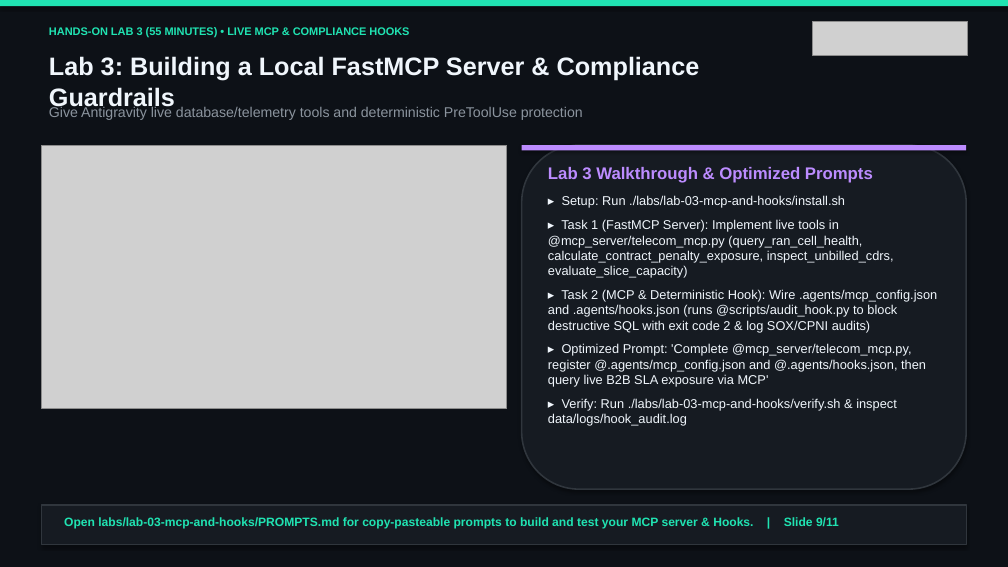
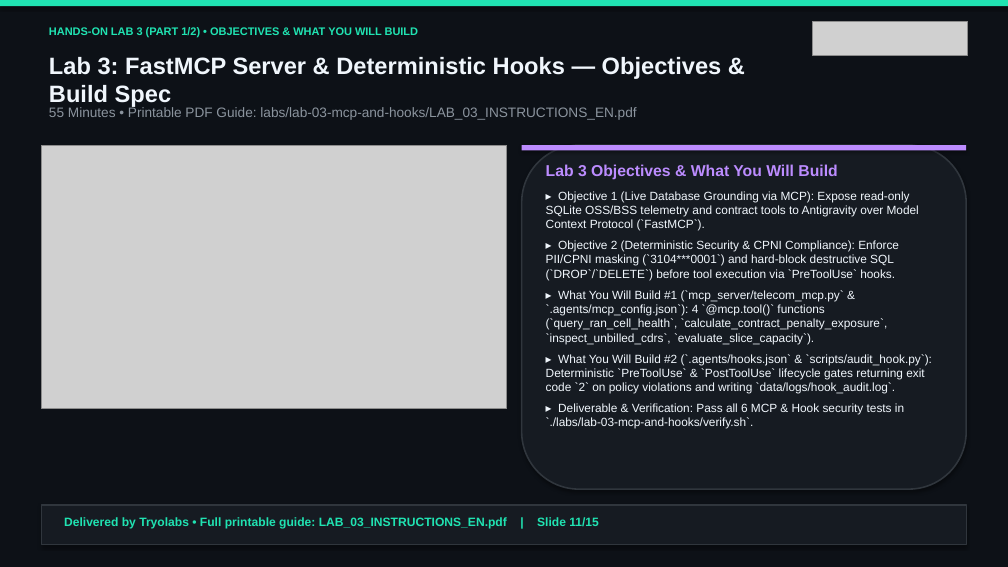
Before and after one commit to tryolabs/antigravity-workshop-telecom, a slide deck: slide 11 of slides/antigravity_telecom_workshop_en.pptx (slide 9 before the commit). Drawn at 1008x567 pixels with LibreOffice and Linux fonts; fonts in the diff are those of the drawing; grey boxes stand for pictures. Boxes give left, top, right and bottom in pixels: in the first picture for what was removed or moved away, otherwise in the second. Text is boxed around its words. In the diff, an @@ line names an element or a change of style, - is before the commit and + after.

Commit message:
Add Tryolabs-branded Lab Instruction PDFs, branded docs, and 15-slide presentations with Lab Objectives, What You Will Build & Step-by-Step Instructions

```diff
--- a/slides/antigravity_telecom_workshop_en.pptx
+++ b/slides/antigravity_telecom_workshop_en.pptx
@@ text at box(49, 27, 418, 38): text changed @@
-HANDS-ON LAB 3 (55 MINUTES) • LIVE MCP & COMPLIANCE HOOKS
+HANDS-ON LAB 3 (PART 1/2) • OBJECTIVES & WHAT YOU WILL BUILD
@@ text at box(49, 57, 722, 107): text changed; size 24 to 22.5 pt @@
-Lab 3: Building a Local FastMCP Server & Compliance Guardrails
+Lab 3: FastMCP Server & Deterministic Hooks — Objectives & Build Spec
@@ text at box(49, 106, 636, 120): text changed; size 13.5 to 13 pt @@
-Give Antigravity live database/telemetry tools and deterministic PreToolUse protection
+55 Minutes • Printable PDF Guide: labs/lab-03-mcp-and-hooks/LAB_03_INSTRUCTIONS_EN.pdf
@@ text at box(546, 164, 932, 429): text changed; size 12.2 to 11.3 pt @@
-Lab 3 Walkthrough & Optimized Prompts
-▸ Setup: Run ./labs/lab-03-mcp-and-hooks/install.sh
-▸ Task 1 (FastMCP Server): Implement live tools in @mcp_server/telecom_mcp.py (query_ran_cell_health, calculate_contract_penalty_exposure, inspect_unbilled_cdrs, evaluate_slice_capacity)
-▸ Task 2 (MCP & Deterministic Hook): Wire .agents/mcp_config.json and .agents/hooks.json (runs @scripts/audit_hook.py to block destructive SQL with exit code 2 & log SOX/CPNI audits)
-▸ Optimized Prompt: 'Complete @mcp_server/telecom_mcp.py, register @.agents/mcp_config.json and @.agents/hooks.json, then query live B2B SLA exposure via MCP'
-▸ Verify: Run ./labs/lab-03-mcp-and-hooks/verify.sh & inspect data/logs/hook_audit.log
+Lab 3 Objectives & What You Will Build
+▸ Objective 1 (Live Database Grounding via MCP): Expose read-only SQLite OSS/BSS telemetry and contract tools to Antigravity over Model Context Protocol (`FastMCP`).
+▸ Objective 2 (Deterministic Security & CPNI Compliance): Enforce PII/CPNI masking (`3104***0001`) and hard-block destructive SQL (`DROP`/`DELETE`) before tool execution via `PreToolUse` hooks.
+▸ What You Will Build #1 (`mcp_server/telecom_mcp.py` & `.agents/mcp_config.json`): 4 `@mcp.tool()` functions (`query_ran_cell_health`, `calculate_contract_penalty_exposure`, `inspect_unbilled_cdrs`, `evaluate_slice_capacity`).
+▸ What You Will Build #2 (`.agents/hooks.json` & `scripts/audit_hook.py`): Deterministic `PreToolUse` & `PostToolUse` lifecycle gates returning exit code `2` on policy violations and writing `data/logs/hook_audit.log`.
+▸ Deliverable & Verification: Pass all 6 MCP & Hook security tests in `./labs/lab-03-mcp-and-hooks/verify.sh`.
@@ text at box(64, 517, 599, 528): text changed @@
-Open labs/lab-03-mcp-and-hooks/PROMPTS.md for copy-pasteable prompts to build and test your MCP server & Hooks. | Slide 9/11
+Delivered by Tryolabs • Full printable guide: LAB_03_INSTRUCTIONS_EN.pdf | Slide 11/15
```
Also in this commit, not shown: 10 other slides changed, 4 slides added, 33 other files.
